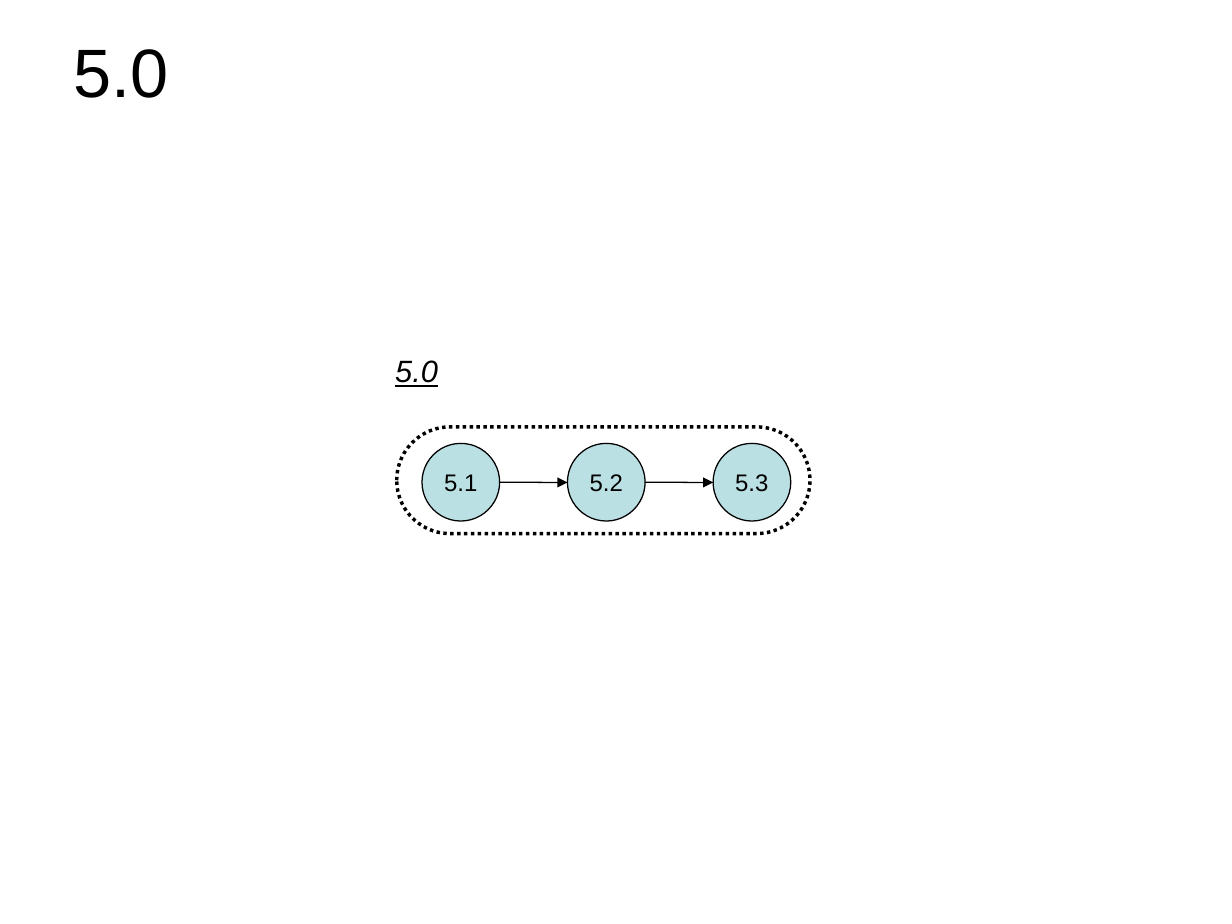
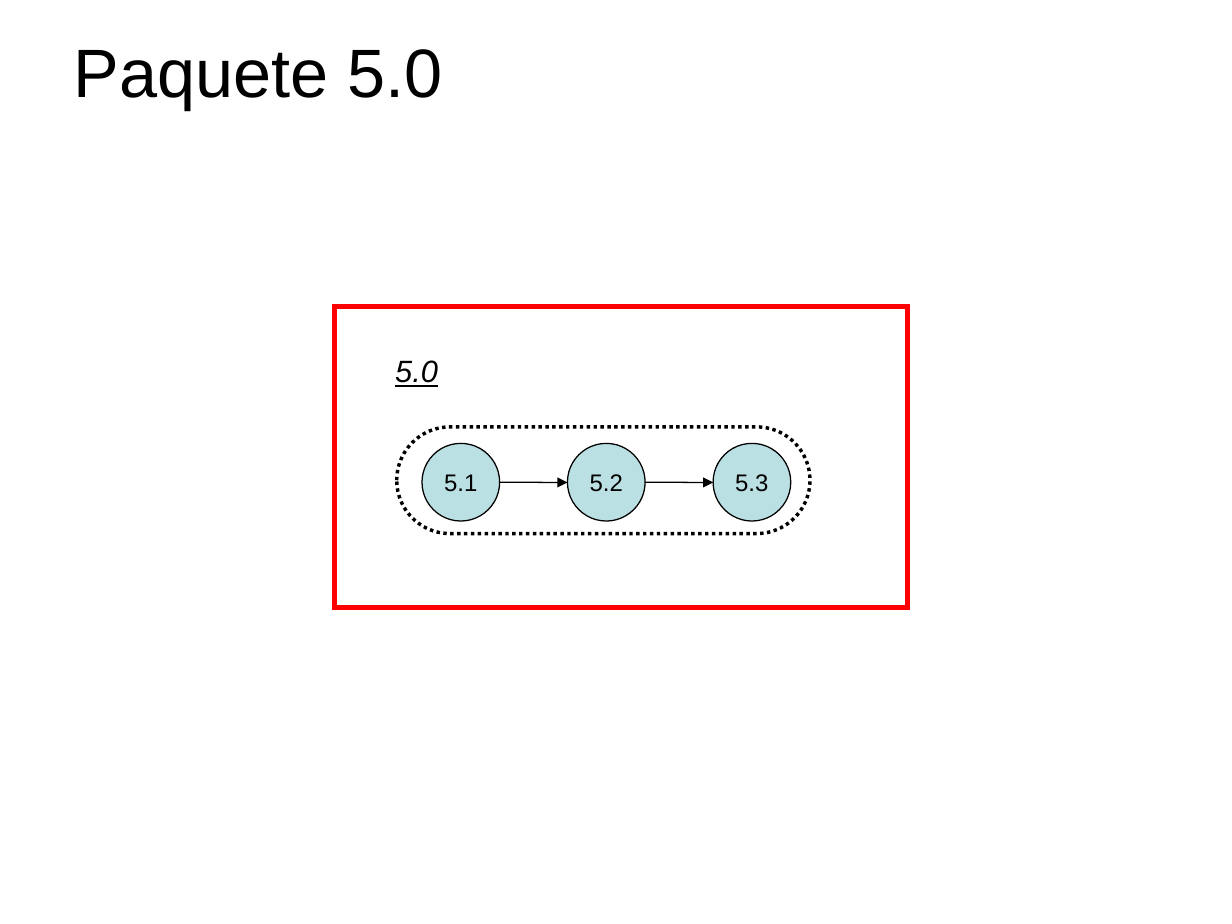
Before and after one commit to ebenites/gpy031, a slide deck: slide 6 of Sesion 3/POS_Red del proyecto_v1_0.ppt (slide 7 before the commit). Drawn at 1232x924 pixels with LibreOffice and Linux fonts; fonts in the diff are those of the drawing. Boxes give left, top, right and bottom in pixels: in the first picture for what was removed or moved away, otherwise in the second. Text is boxed around its words. In the diff, an @@ line names an element or a change of style, - is before the commit and + after.

```diff
--- a/Sesion 3/POS_Red del proyecto_v1_0.ppt
+++ b/Sesion 3/POS_Red del proyecto_v1_0.ppt
@@ title at (74,49,443,109): text changed @@
-5.0
+Paquete 5.0
@@ rectangle added at (335,307,908,607), outline #FF0000 3 pt @@
```
Also in this commit, not shown: 4 other slides changed, 7 slides removed, 1 other file.
